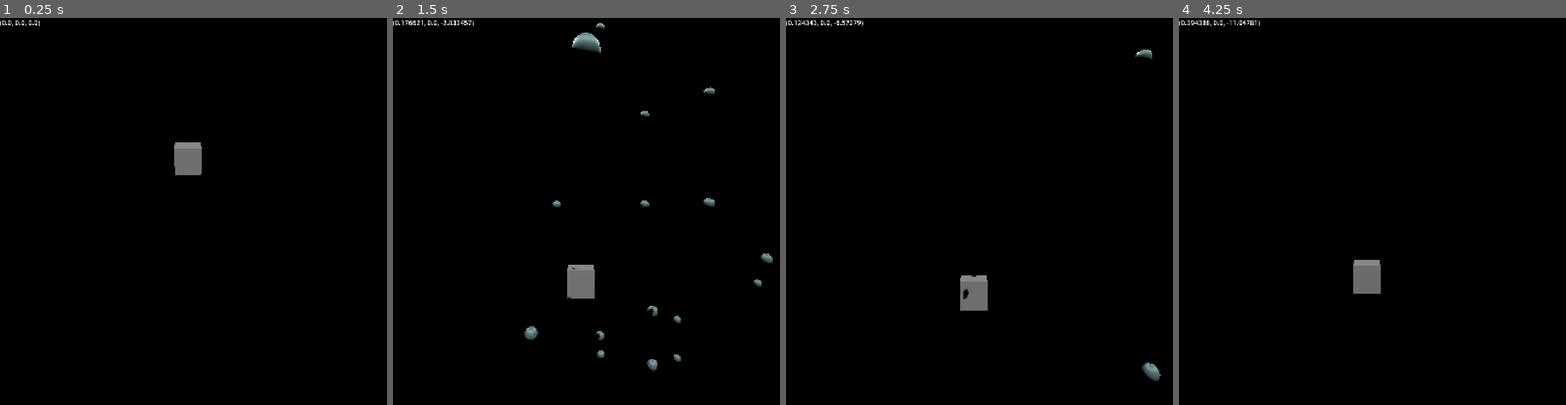
Above: before the commit, frames 1-4 (left to right).
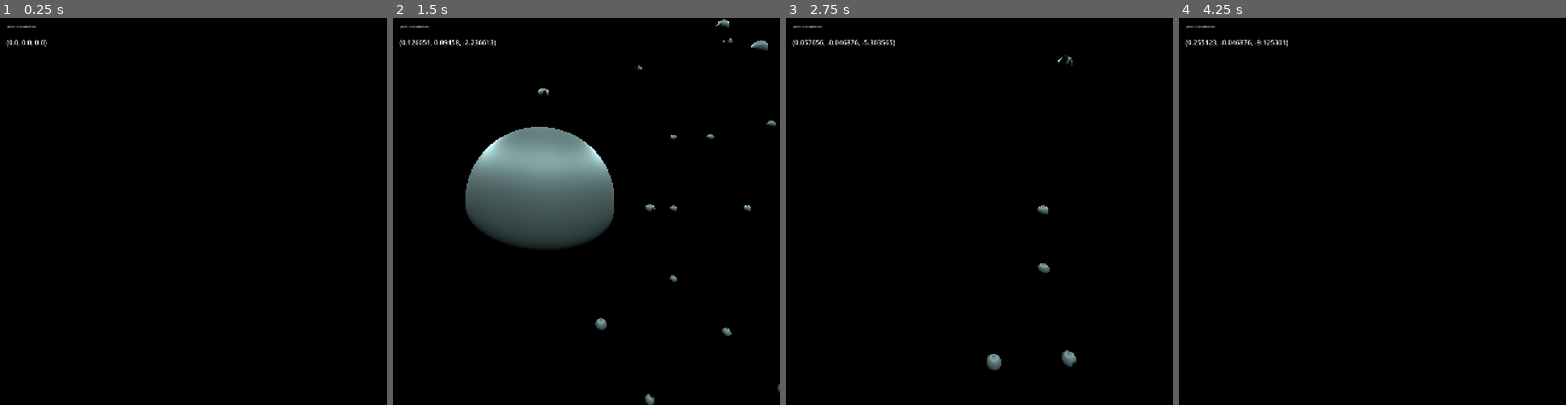
Above: after the commit, the same moments.

Repository: VartoDev/Godot-3D-Grid-Generator
Game: Godot game, scene res://STAR_PARADISE.tscn
The game is run twice, just before and just after one commit, with the same random seed, the same clock (stepped at 60 frames per second) and the same inputs.
Inputs (mouse positions are in pixels of both pictures, inside the frame that each line leads up to):
- Up to frame 1 (0.25 s): no input
- Up to frame 2 (1.5 s): tap X at 0.5, 1.25 s; move the mouse to (605, 211) at 0.52 s; hold Shift 0.53-1.28 s; hold Up (ui_up) from 0.53 s (still down); tap Space at 0.77, 0.8, 1.07, 1.35 s; move the mouse to (567, 211) at 1.27 s
- Up to frame 3 (2.75 s): keep holding Up (ui_up); tap Space at 1.52, 1.82, 2.3 s; tap Shift at 1.55 s; tap X at 2 s; move the mouse to (987, 203) at 2.02 s; hold Shift from 2.03 s (still down)
- Up to frame 4 (4.25 s): keep holding Up (ui_up); tap X at 2.75, 2.85, 3.5 s; move the mouse to (1368, 219) at 2.77 s; release Shift at 2.78 s; tap Space at 3.02, 3.32, 3.77, 3.8, 4.07 s; tap Shift at 3.05 s; move the mouse to (1399, 215) at 3.52 s; hold Shift from 3.53 s (still down)

The runs differ from the first frame. In frame 1, 0.8% of the frame differs, in the area x 0-53%, y 0-41%; in frame 2, 12%, in the area x 0-100%, y 0-100%; in frame 3, 1.7%; in frame 4, 1.1%.

Commit message:
Expand grid and add vertical movement
Increase grid dimensions to 50 per axis, add Shift/Space vertical controls, update the position label and on-screen instructions, and hide the player mesh. Remove explicit compatibility renderer settings.

Diff:
--- a/star-paradise/Main_Player.gd
+++ b/star-paradise/Main_Player.gd
@@ -4,7 +4,7 @@
 
 @onready var Main_Player = $"."
 @onready var camera = $Camera3D
-@onready var Cords = $"../Text"
+@onready var Cords = $"../global_position"
 @onready var Kugel = $"../Kugel"
 @onready var Boden = $"../Floor"
 
@@ -34,6 +34,12 @@
 	if Input.is_key_pressed(KEY_D) or Input.is_action_pressed("ui_right"):
 		input_dir += transform.basis.x
 
+	if Input.is_key_pressed(KEY_SHIFT):
+		input_dir -= transform.basis.y
+
+	if Input.is_key_pressed(KEY_SPACE):
+		input_dir += transform.basis.y
+
 	if input_dir != Vector3.ZERO:
 		velocity = input_dir.normalized() * speed
 	else:
@@ -59,15 +65,15 @@
 
 #...---*= [DU KANNST HIER DIE VARIABLE Z REIHEN ÄNDERN] =*---...
 
-				var Reihen_Z = 20
+				var Reihen_Z = 50
 
 #...---*= [DU KANNST HIER DIE VARIABLE Y REIHEN ÄNDERN] =*---...
 
-				var Reihen_Y = 20
+				var Reihen_Y = 50
 
 #...---*= [DU KANNST HIER DIE VARIABLE Y REIHEN ÄNDERN] =*---...
 
-				var Reihen_X = 20
+				var Reihen_X = 50
 
 
 				entferne_alte_kugeln() # <----- Ist wichtig damit wir neue Gitteranordungen erschaffen können
--- a/star-paradise/STAR_PARADISE.tscn
+++ b/star-paradise/STAR_PARADISE.tscn
@@ -58,6 +58,7 @@
 
 [node name="Player_Mesh" type="MeshInstance3D" parent="Person" unique_id=1197549657]
 transform = Transform3D(1, 0, 0, 0, 1, 0, 0, 0, 1, 0, 1.1787536, 0)
+visible = false
 mesh = SubResource("BoxMesh_ntaqt")
 
 [node name="Camera3D" type="Camera3D" parent="Person" unique_id=2034728305]
@@ -67,10 +68,24 @@
 transform = Transform3D(0.9422943, -0.27497953, 0.1909652, 0, 0.5704103, 0.82135993, -0.33478567, -0.7739628, 0.53749436, 5.4257565, 6.9742236, 7.0502505)
 shadow_enabled = true
 
-[node name="Text" type="Label" parent="." unique_id=1979693325]
-offset_right = 370.0
-offset_bottom = 215.0
+[node name="global_position" type="Label" parent="." unique_id=1979693325]
+anchors_preset = -1
+anchor_left = 0.021000002
+anchor_top = 0.054
+anchor_right = 0.021000002
+anchor_bottom = 0.054
+offset_left = -8.000004
+offset_top = -6.0
+offset_right = 362.0
+offset_bottom = 209.0
 theme_override_font_sizes/font_size = 35
+
+[node name="Anleitung" type="Label" parent="." unique_id=979218559]
+offset_left = 36.0
+offset_top = 34.0
+offset_right = 304.0
+offset_bottom = 121.0
+text = "press x to summon "
 
 [node name="Kugel" type="MeshInstance3D" parent="." unique_id=1223230724]
 transform = Transform3D(0.2, 0, 0, 0, 0.2, 0, 0, 0, 0.2, -2.2132902, 3.300568, 322.89853)
--- a/star-paradise/project.godot
+++ b/star-paradise/project.godot
@@ -30,5 +30,3 @@
 [rendering]
 
 rendering_device/driver.windows="d3d12"
-renderer/rendering_method="gl_compatibility"
-renderer/rendering_method.mobile="gl_compatibility"
